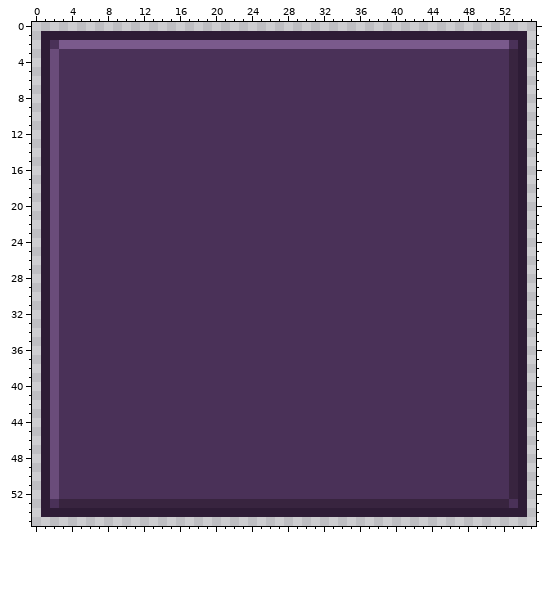
Pixel-art file: assets/source/aseprite/ui_tile_a.aseprite. This is how it looked before the edit.
56x56 pixels, 1 frame. Colours within 5 levels of each other are drawn and written as one.
The same view after the edit:
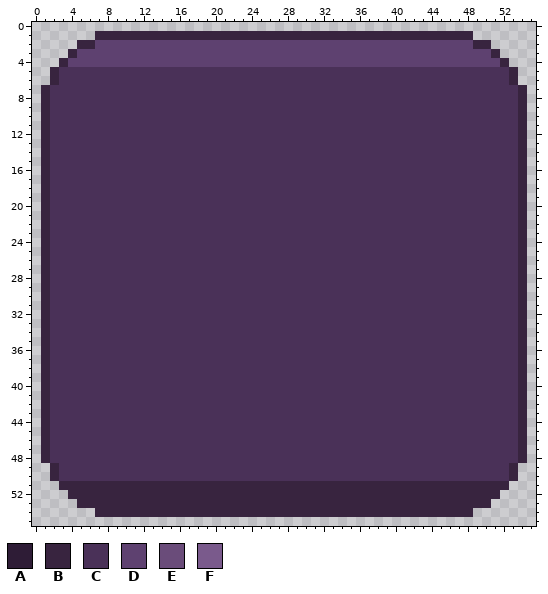
Palette (. is transparent): A #2e1c36  B #38243f  C #4a3158  D #5e4170  E #6a4c7a  F #7a5a8c
What changed:
layer "Rounded tile" added
layer "Tile" removed
layer "Bevel" removed
Colour A gives way to colour B in row 1 at x 7 to 48; in rows 7 to 48 at x 1 and 54; in row 54 at x 7 to 48.
Colour C gives way to colour B in row 3 at x 4 and 51; in row 4 at x 3 and 52; in row 51 at x 3 to 52; in row 52 at x 4 to 51.
Colour E gives way to colour B in rows 5 to 6 at x 2; in rows 49 to 50 at x 2.
Colour F gives way to colour B in row 2 at x 5 to 6 and 49 to 50.
Colour B gives way to colour C in rows 7 to 48 at x 53.
Colour E gives way to colour C in rows 7 to 48 at x 2.
Colour C gives way to colour D in row 3 at x 5 to 50; in row 4 at x 4 to 51.
Colour F gives way to colour D in row 2 at x 7 to 48.
Colour A is gone in row 1 at x 1 to 6 and 49 to 54; in rows 2 to 6 at x 1 and 54; in rows 49 to 53 at x 1 and 54; in row 54 at x 1 to 6 and 49 to 54.
Colour B is gone in rows 3 to 4 at x 53; in rows 51 to 52 at x 53; in row 53 at x 3 to 4 and 51 to 52.
Colour C is gone in row 2 at x 2 and 53; in row 3 at x 3 and 52; in row 52 at x 3 and 52; in row 53 at x 2 and 53.
Colour E is gone in rows 3 to 4 at x 2; in rows 51 to 52 at x 2.
Colour F is gone in row 2 at x 3 to 4 and 51 to 52.
Pixel boxes of the changes (left, top, right, bottom) in both pictures:
changed: (41, 31, 527, 517)
